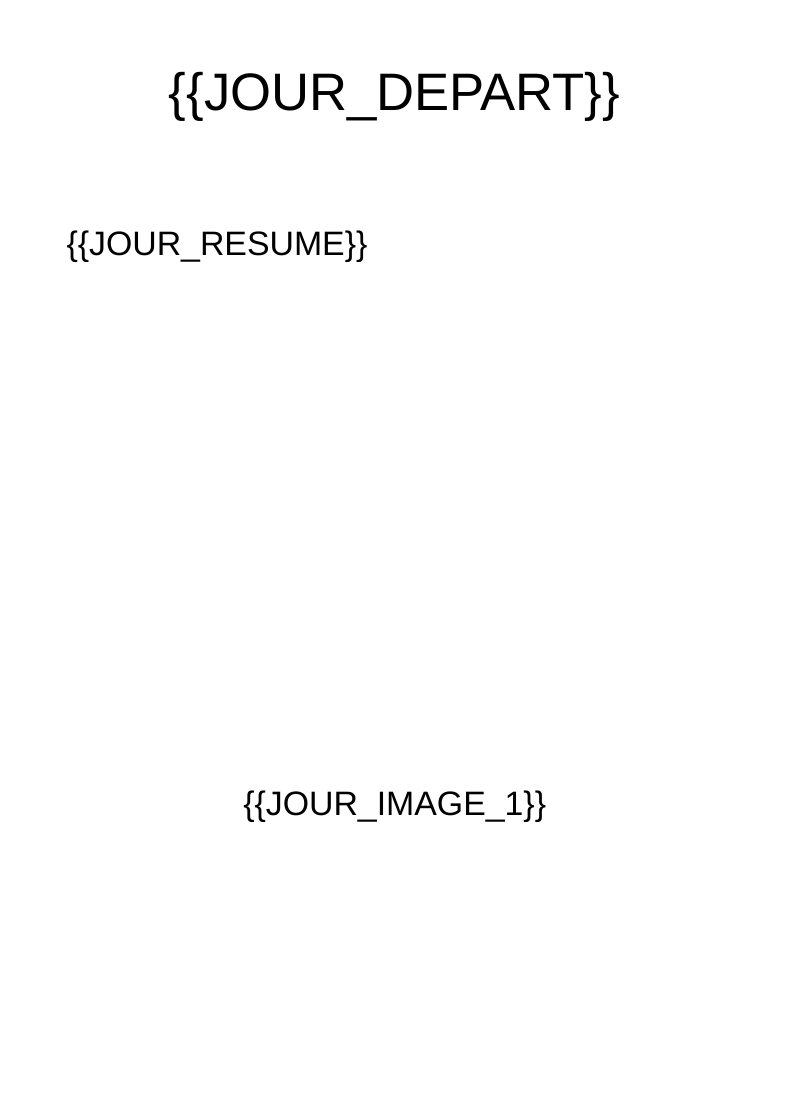
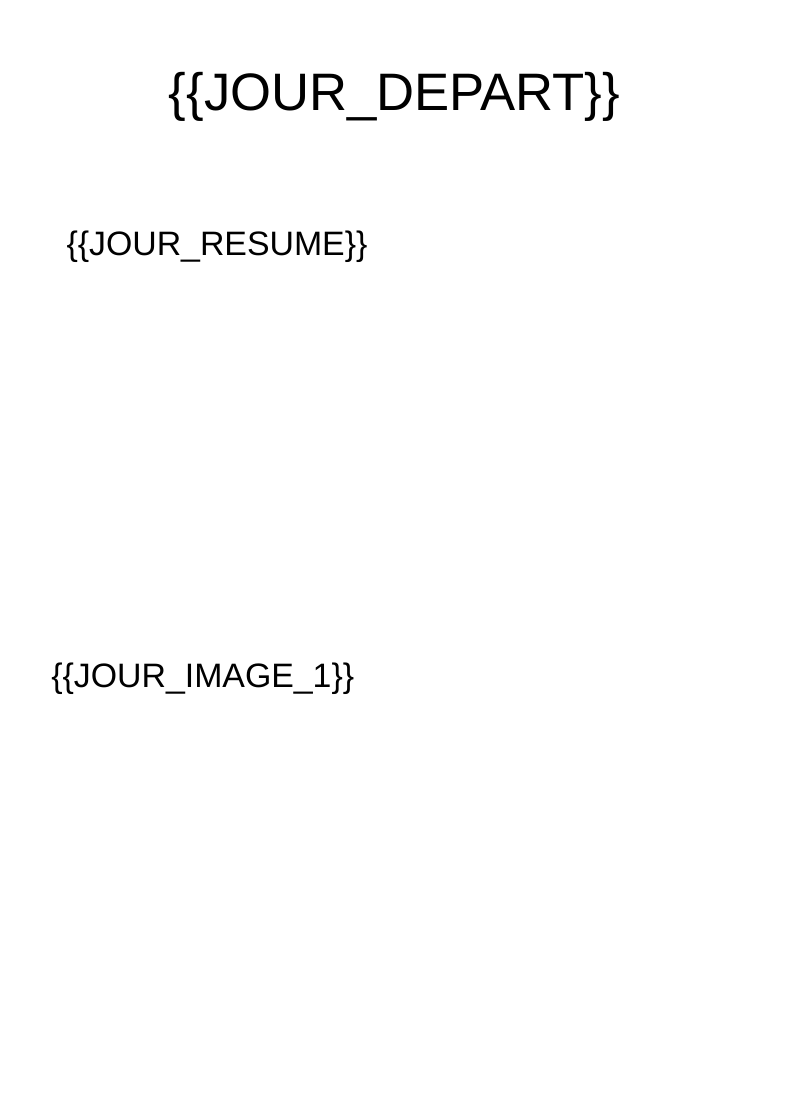
Before and after one commit to CharlieG42/BaroudeurStudio, a slide deck: slide 3 of assets/templates/template_baroudeurstudio.odp (slide 2 before the commit). Drawn at 789x1120 pixels with LibreOffice and Linux fonts; fonts in the diff are those of the drawing. Boxes give left, top, right and bottom in pixels: in the first picture for what was removed or moved away, otherwise in the second. Text is boxed around its words. In the diff, an @@ line names an element or a change of style, - is before the commit and + after.

```diff
--- a/assets/templates/template_baroudeurstudio.odp
+++ b/assets/templates/template_baroudeurstudio.odp
@@ text "{{JOUR_IMAGE_1}}": place and size @@
-text "{{JOUR_IMAGE_1}}" at bbox=[243, 790, 546, 822]
+text "{{JOUR_IMAGE_1}}" at bbox=[51, 662, 354, 694]
```
Also in this commit, not shown: 1 slide added.
